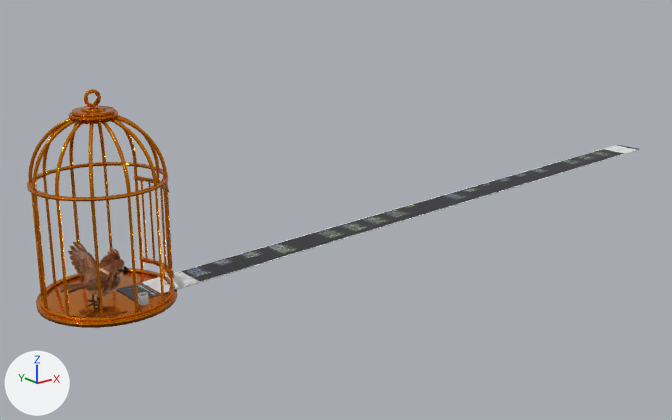
What one commit did to the glTF model assets/jaula.glb.
Rendered twice from a 50 mm lens placed at (-6.91, -15.59, 6.88), pointed at (6.13, 0.71, 0.36). Every picture has the same lights, and +X, +Y and +Z are marked at lower left. The picture after the commit comes second. Where no turn or scale is listed for an object, it has been applied to the vertices.
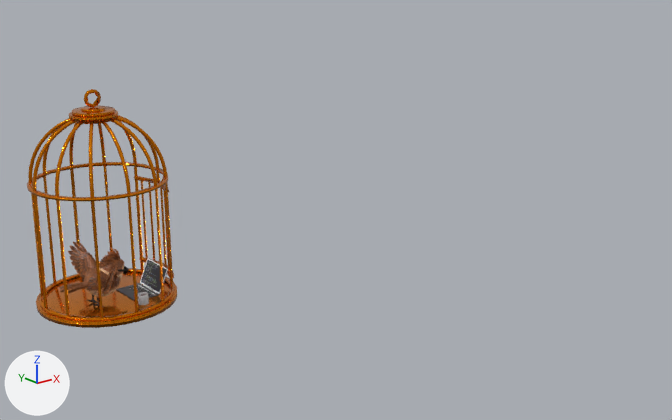
Commit message: Fix the laptop lid drawn as a long bar beside the cage

ob_macbook_toppart_001 is not drawn itself; it is the parent of ob_cube_001.

Boxes [x1, y1, x2, y2] around the edits, measured in the pictures (672 x 420 px):
'Cube.001', moved, turned, rescaled
    before: [141, 145, 639, 293]
    after: [140, 258, 168, 294]

The change in detail:
In object 'macBook_TopPart.001' (ob_macbook_toppart_001), parent goes from ob_macbook_bottompart_001 to ob_macbook_pivot.
Object 'macBook_TopPart.001' (ob_macbook_toppart_001) moves from (1.168, -0.999, 0.933) to (0.413, -0.322, 0.00681).
Object 'macBook_TopPart.001' (ob_macbook_toppart_001) turns from (142, 0, 0) to (114, 0, 0) degrees about x, y and z.
Object 'macBook_TopPart.001' (ob_macbook_toppart_001) is rescaled from (1.0, 40.3, 0.386) to (0.353, 0.322, 0.0073).
Object 'macBook_Pivot' (ob_macbook_pivot) is new.
Its location is (0.411, -0.331, 0.061).
Its rotation in degrees is (0, 0, 92).
